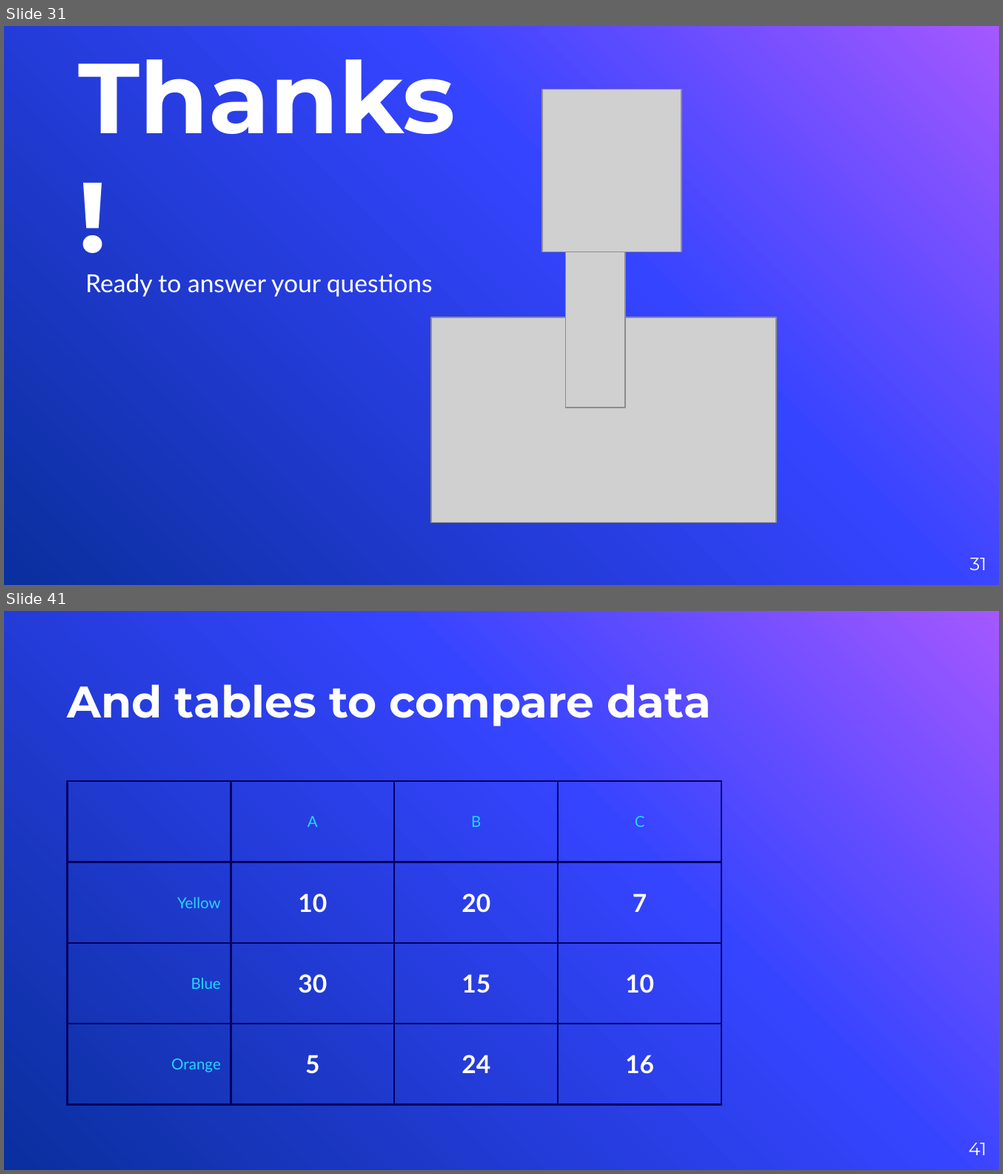
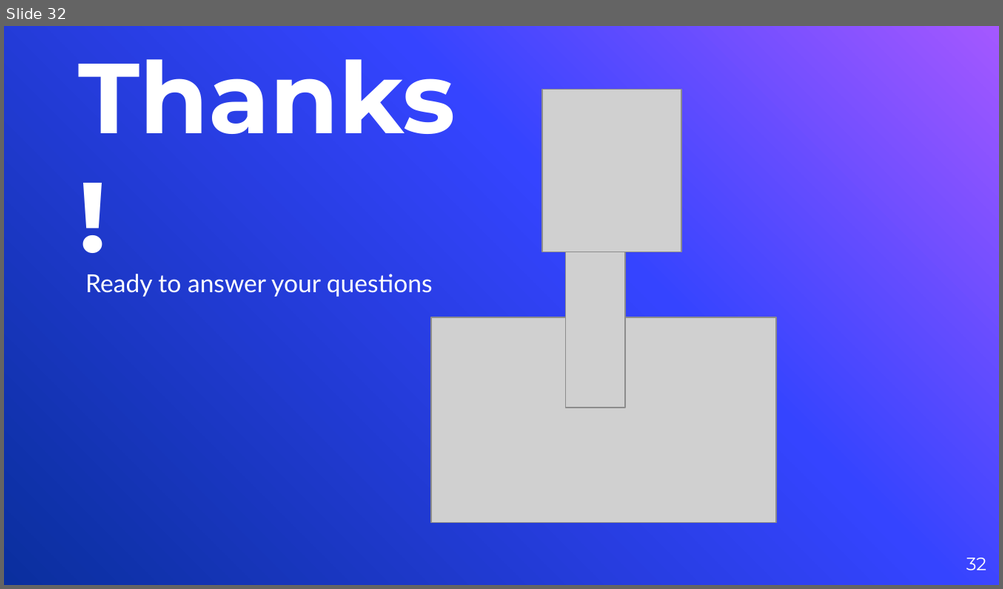
Before and after one commit to vyacheslav-polyakov/thesis, a slide deck: !Defense Slides.pptx. Shown one above the other, each under a label of ours: slides 31 and 41 before the commit, slide 32 after it; the slides between them are not shown. The pictures are 1003x1174 and 1003x589 pixels, drawn with LibreOffice and Linux fonts; fonts in the diff are those of the drawing; grey boxes stand for pictures; background and template pictures are left out. Boxes give left, top, right and bottom in pixels: in the first picture for what was removed or moved away, otherwise in the second. Text is boxed around its words. In the diff, an @@ line names an element or a change of style, - is before the commit and + after.

```diff
--- a/!Defense Slides.pptx
+++ b/!Defense Slides.pptx
@@ slide 41 removed at (4,611,999,1170), background picture (left out) @@
@@ title removed at (67,684,711,726) @@
-And tables to compare data
@@ table removed at (67,781,719,1105), 4 rows, 4 columns @@
- | A | B | C
-Yellow | 10 | 20 | 7
-Blue | 30 | 15 | 10
-Orange | 5 | 24 | 16
@@ page number removed at (968,1143,986,1156) @@
-41
@@ what was slide 31 is now slide 32 @@
@@ page number at (966,558,986,571): text changed @@
-31
+32
```
Also in this commit, not shown: 4 slides changed, 3 slides added, 32 other slides removed, 6 other files.
